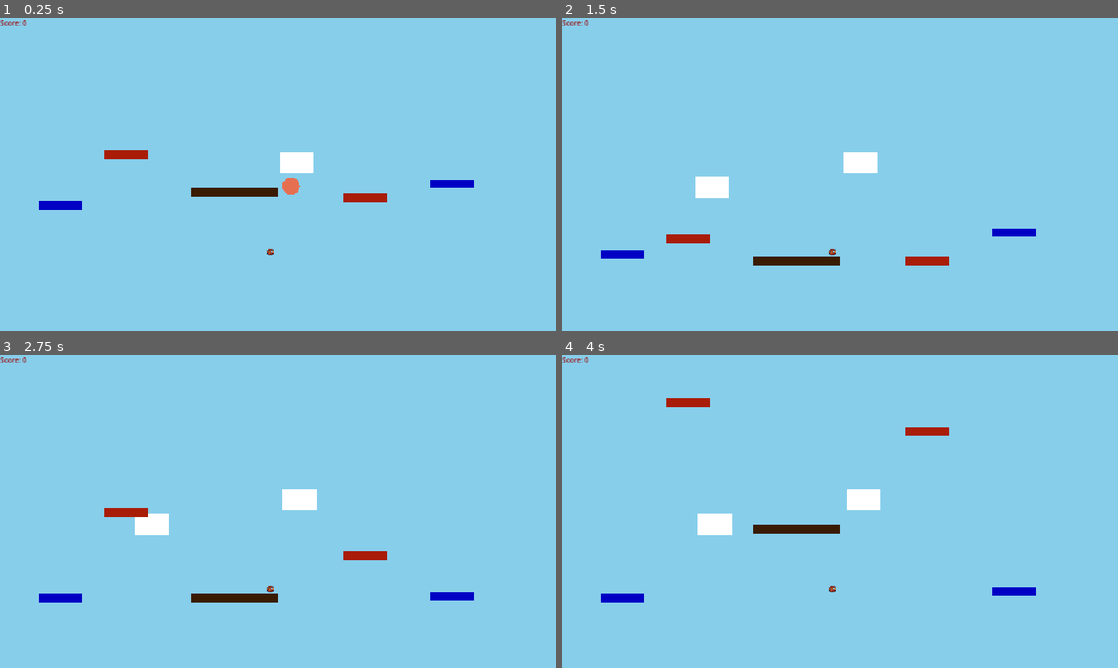
Above: before the commit, frames 1-4 (two rows, left to right).
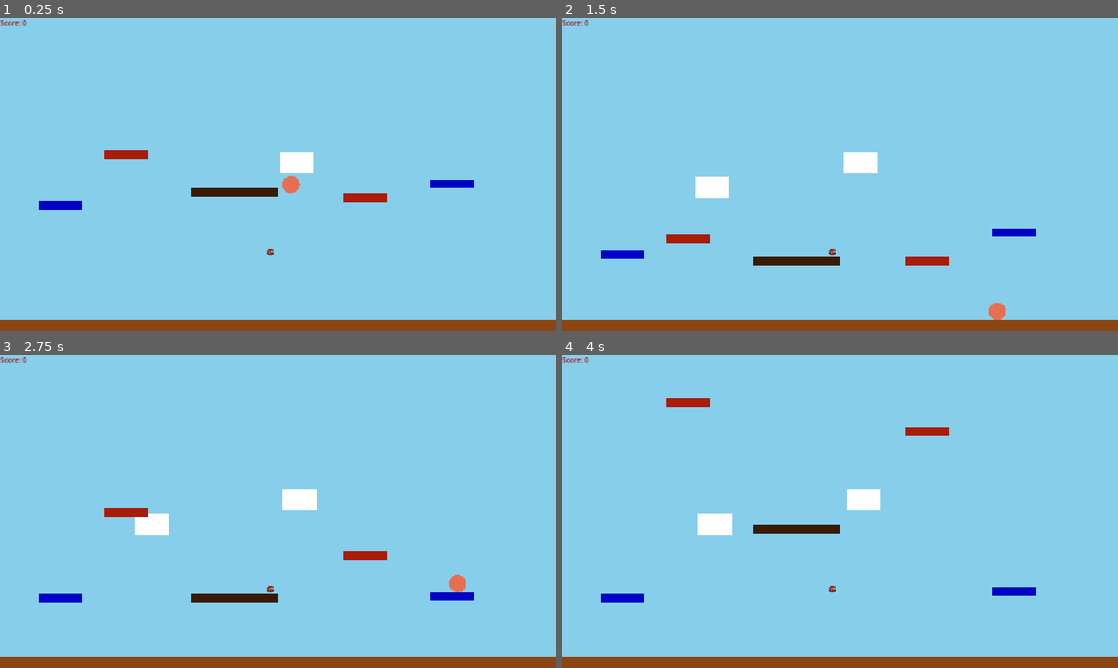
Above: after the commit, the same moments.

Repository: tjrink/WindPrototype
Game: Godot game, scene res://main_scene.tscn
Two runs of this game, one before a commit and one after it. Both use one fixed random seed, a clock stepped at 60 frames per second and the inputs below.
Inputs:
- Up to frame 1 (0.25 s): no input
- Up to frame 2 (1.5 s): tap Enter (ui_accept) at 0.5, 0.77 s; hold Right (ui_right) from 0.53 s (still down)
- Up to frame 3 (2.75 s): tap Enter (ui_accept) at 1.52 s; release Right (ui_right) at 2.03 s; hold Left (ui_left) from 2.03 s (still down)
- Up to frame 4 (4 s): release Left (ui_left) at 2.78 s; hold Right (ui_right) from 2.78 s (still down); tap Enter (ui_accept) at 3.02, 3.77 s

The runs differ from the first frame. In frame 1, 3.6% of the frame differs, in the area x 0-100%, y 50-100%; in frame 2, 3.7%, in the area x 0-100%, y 91-100%; in frame 3, 3.7%; in frame 4, 3.6%.

Commit message:
Ground area now functioning.

Diff:
--- a/Global.gd
+++ b/Global.gd
@@ -5,15 +5,31 @@
 
 
 func _ready() -> void:
+
+	# Wait for the scene tree to be ready
+	await get_tree().process_frame
+
+
+	# Get the root of the current scene
+	var root = get_tree().current_scene
+
+	if root == null:
+		push_error("No current scene found!")
+		return
+
+	# Find the World node (or use root if World doesn't exist)
+	var world_node = root.get_node_or_null("World")
+
+	var parent = world_node if world_node else root
+
 	var scoreboard_scene = preload("res://scoreboard.tscn")
 	var scoreboard_instance = scoreboard_scene.instantiate()
 	add_child(scoreboard_instance)
 
 	var ground_scene = preload("res://ground.tscn")
 	var ground_instance = ground_scene.instantiate()
-	# Position is now set in ground.gd using the exported variables
-	add_child(ground_instance)
+	parent.add_child(ground_instance)
 
 	var player_scene = preload("res://player.tscn")
 	var player_instance = player_scene.instantiate()
-	add_child(player_instance)
+	parent.add_child(player_instance)
--- a/ground.gd
+++ b/ground.gd
@@ -11,6 +11,8 @@
 
 # Called when the node enters the scene tree for the first time.
 func _ready() -> void:
+
+
 	# Set the ground's position
 	position = Vector2(ground_x, ground_y)
 
@@ -19,6 +21,7 @@
 	color_rect.size = Vector2(ground_width, ground_height)
 	color_rect.position = Vector2(-ground_width / 2, -ground_height / 2)  # Center it
 	color_rect.color = ground_color
+	color_rect.z_index = 10  # Make sure it's above the sky
 	add_child(color_rect)
 
 	# Create collision shape for the ground (for solid collision)
@@ -32,7 +35,7 @@
 	var ground_area = Area2D.new()
 	var ground_area_collision = CollisionShape2D.new()
 	var ground_area_collision_shape = RectangleShape2D.new()
-	ground_area_collision_shape.size = Vector2(ground_width, ground_height)
+	ground_area_collision_shape.size = Vector2(ground_width, ground_height+1)
 	ground_area_collision.shape = ground_area_collision_shape
 	ground_area.add_child(ground_area_collision)
 
@@ -44,6 +47,7 @@
 
 # Called when a body enters the ground area
 func _on_body_entered(body: Node2D) -> void:
+	print("Body entered ground area: ", body.name)
 	if body.is_in_group("player"):
 		print("Player landed on ground!")
 
--- a/ground.tscn
+++ b/ground.tscn
@@ -1,3 +1,6 @@
-[gd_scene format=3 uid="uid://dk5wg1l71ruor"]
+[gd_scene load_steps=2 format=3 uid="uid://dk5wg1l71ruor"]
+
+[ext_resource type="Script" uid="uid://2btumwxtrioy" path="res://ground.gd" id="1_yh8r4"]
 
 [node name="Ground" type="StaticBody2D"]
+script = ExtResource("1_yh8r4")
--- a/ground_area.gd
+++ b/ground_area.gd
@@ -1,7 +1,6 @@
 extends Area2D
 
 func _ready():
-	print("Dynamic Area2D is ready!")
 	body_entered.connect(_on_body_entered)
 
 func _on_body_entered(body: Node2D):
--- a/main_scene.tscn
+++ b/main_scene.tscn
@@ -1,7 +1,6 @@
-[gd_scene load_steps=6 format=3 uid="uid://0r11mqgi8vn5"]
+[gd_scene load_steps=5 format=3 uid="uid://0r11mqgi8vn5"]
 
 [ext_resource type="PackedScene" uid="uid://c7c0jvb7jhp1i" path="res://Spawners/cloud_spawner.tscn" id="1_2c62f"]
-[ext_resource type="PackedScene" uid="uid://dk5wg1l71ruor" path="res://ground.tscn" id="1_8mm7a"]
 [ext_resource type="PackedScene" uid="uid://b7q5rwvsk8nfp" path="res://Spawners/platform_spawner.tscn" id="2_gyfs4"]
 [ext_resource type="Script" uid="uid://bv2q3rfo8o35y" path="res://Spawners/token_spawner.gd" id="4_d5x1h"]
 [ext_resource type="PackedScene" uid="uid://duis0iioy3w7p" path="res://wind.tscn" id="5_hq1ik"]
@@ -20,8 +19,6 @@
 offset_bottom = 360.0
 color = Color(0.5294118, 0.80784315, 0.92156863, 1)
 
-[node name="Ground" parent="World" instance=ExtResource("1_8mm7a")]
-
 [node name="CloudSpawner" parent="World" instance=ExtResource("1_2c62f")]
 
 [node name="PlatformSpawner" parent="World" instance=ExtResource("2_gyfs4")]
